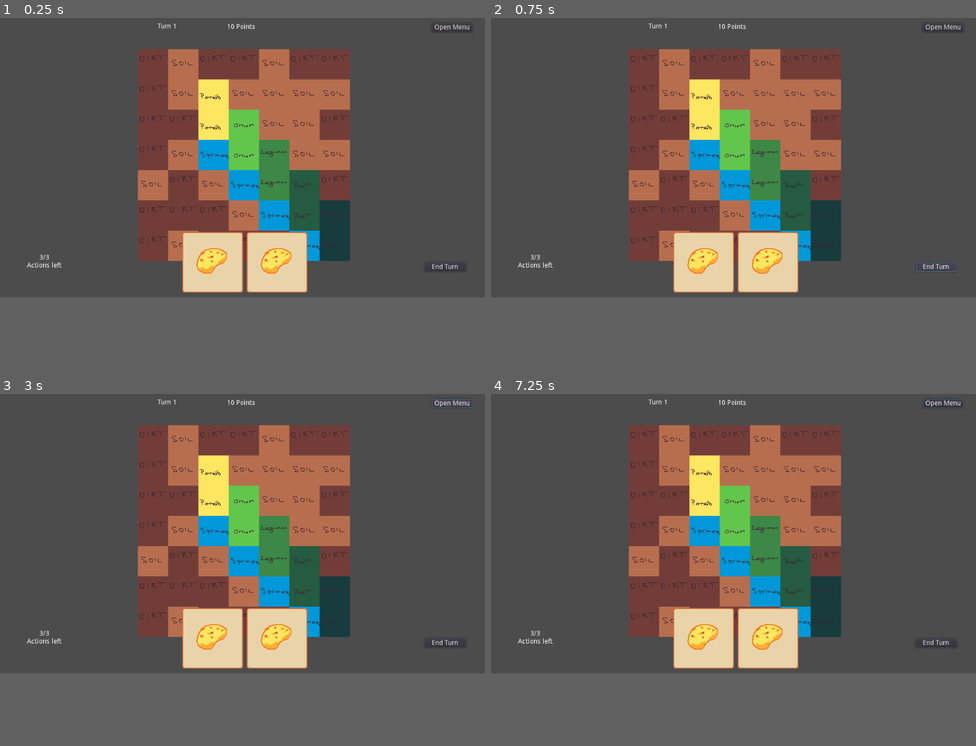
Above: before the commit, frames 1-4 (two rows, left to right).
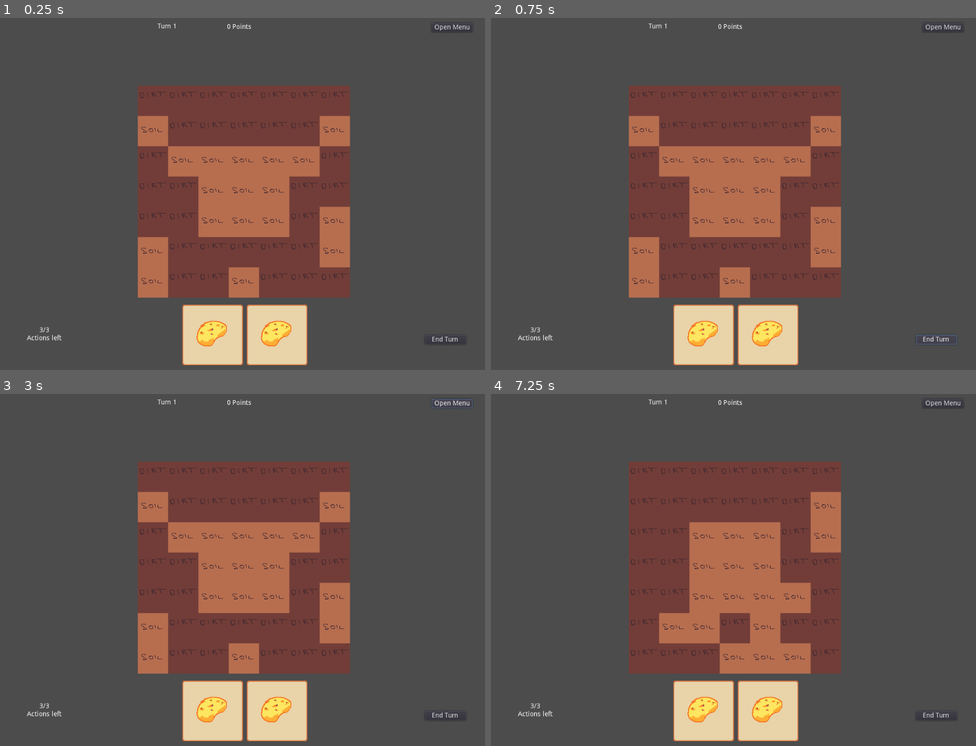
Above: after the commit, the same moments.

Repository: Rellikiox/Harvest-Season
Game: Godot game, scene res://Game.tscn
The game is run twice, just before and just after one commit, with the same random seed, the same clock (stepped at 60 frames per second) and the same inputs.
Inputs (mouse positions are in pixels of both pictures, inside the frame that each line leads up to):
- Up to frame 1 (0.25 s): no input
- Up to frame 2 (0.75 s): click "End Turn" at 0.5 s
- Up to frame 3 (3 s): click "End Turn" at 1.25 s; click "End Turn" at 2 s; click "Open Menu" at 2.75 s
- Up to frame 4 (7.25 s): move the mouse to (840, 517) at 3.52 s; move the mouse to (636, 545) at 4.27 s; move the mouse to (782, 467) at 5.02 s; move the mouse to (709, 587) at 5.77 s; move the mouse to (879, 573) at 6.52 s; tap R (restart, bound only after the commit) at 7.15 s
In our replay, the window is 800x468 before the commit and 800x588 after it. These sizes can differ from the game's own. Grey fills any space a smaller window leaves; there, only what the larger window draws over its background counts as a difference.

The runs differ from the first frame. In frame 1, 30% of the frame differs, in the area x 5-96%, y 1-99%; in frame 2, 30%, in the area x 5-97%, y 1-99%; in frame 3, 30%; in frame 4, 29%.

Commit message:
Setup soil on game load
- When the game loads the soil is created
-- The central 3x3 square is made soil
-- An additional 8 soil patches are added
-- The rest starts as dirt
- Add keybind to restart the game

Diff:
--- a/Game.gd
+++ b/Game.gd
@@ -4,23 +4,26 @@
 enum UITiles {EMPTY = -1, HIGHLIGHT}
 
 
+# Engine Callbacks
+
 func _ready():
 	$UI/UI.connect('drag_position', self, '_on_card_drag')
 	$UI/UI.connect('drop_position', self, '_on_card_drop')
+
+	reset_land()
+	reset_ui()
 
 
 func _physics_process(delta):
 	$UI/UI/Points.text = '%d Points' % calculate_points()
 
 
-func calculate_points():
-	var potatoes = len($Ground.get_used_cells_by_id(GroundTiles.POTATO))
-	var onions = len($Ground.get_used_cells_by_id(GroundTiles.ONION))
-	var legumens = len($Ground.get_used_cells_by_id(GroundTiles.LEGUMEN))
-	var roots = len($Ground.get_used_cells_by_id(GroundTiles.ROOT))
-	var brassica = len($Ground.get_used_cells_by_id(GroundTiles.BRASSICA))
-	return potatoes + onions + legumens + roots + brassica
+func _input(event):
+	if event.is_action_pressed('restart'):
+		get_tree().reload_current_scene()
 
+
+# Interactions with card dragging
 
 func _on_card_drag(_position, card):
 	var tilemap_position = $Ground.world_to_map($Ground.get_local_mouse_position())
@@ -39,5 +42,41 @@
 	$Ground.set_cellv(tilemap_position, card)
 
 
+# Tileset management
+
 func is_valid_cell(cell):
 	return cell.x >= 0 and cell.x <= 6 and cell.y >= 0 and cell.y <= 6
+
+
+func reset_land():
+	for x in range(7):
+		for y in range(7):
+			$Ground.set_cell(x, y, GroundTiles.DIRT)
+
+	for x in range(2, 5):
+		for y in range(2, 5):
+			$Ground.set_cell(x, y, GroundTiles.SOIL)
+
+	var extra_soil_placed = 0
+	while extra_soil_placed <= 8:
+		var x = randi() % 7
+		var y = randi() % 7
+		if $Ground.get_cell(x, y) == GroundTiles.DIRT:
+			$Ground.set_cell(x, y, GroundTiles.SOIL)
+			extra_soil_placed += 1
+
+
+
+func reset_ui():
+	$Ground/UI.clear()
+
+
+# Gameplay Methods
+
+func calculate_points():
+	var potatoes = len($Ground.get_used_cells_by_id(GroundTiles.POTATO))
+	var onions = len($Ground.get_used_cells_by_id(GroundTiles.ONION))
+	var legumens = len($Ground.get_used_cells_by_id(GroundTiles.LEGUMEN))
+	var roots = len($Ground.get_used_cells_by_id(GroundTiles.ROOT))
+	var brassica = len($Ground.get_used_cells_by_id(GroundTiles.BRASSICA))
+	return potatoes + onions + legumens + roots + brassica
--- a/Game.tscn
+++ b/Game.tscn
@@ -12,11 +12,12 @@
 position = Vector2( 263.483, 61.5748 )
 tile_set = ExtResource( 1 )
 format = 1
-tile_data = PoolIntArray( 0, 0, 0, 1, 1, 0, 2, 0, 0, 3, 0, 0, 4, 1, 0, 5, 0, 0, 6, 0, 0, 65536, 0, 0, 65537, 1, 0, 65538, 2, 0, 65539, 1, 0, 65540, 1, 0, 65541, 1, 0, 65542, 1, 0, 131072, 0, 0, 131073, 0, 0, 131074, 2, 0, 131075, 3, 0, 131076, 1, 0, 131077, 1, 0, 131078, 0, 0, 196608, 0, 0, 196609, 1, 0, 196610, 7, 0, 196611, 3, 0, 196612, 4, 0, 196613, 1, 0, 196614, 1, 0, 262144, 1, 0, 262145, 0, 0, 262146, 1, 0, 262147, 7, 0, 262148, 4, 0, 262149, 5, 0, 262150, 0, 0, 327680, 0, 0, 327681, 0, 0, 327682, 0, 0, 327683, 1, 0, 327684, 7, 0, 327685, 5, 0, 327686, 6, 0, 393216, 0, 0, 393217, 1, 0, 393218, 0, 0, 393219, 0, 0, 393220, 0, 0, 393221, 7, 0, 393222, 6, 0 )
+tile_data = PoolIntArray( 0, 0, 0, 1, 0, 0, 2, 0, 0, 3, 0, 0, 4, 1, 0, 5, 0, 0, 6, 0, 0, 65536, 1, 0, 65537, 0, 0, 65538, 0, 0, 65539, 0, 0, 65540, 0, 0, 65541, 0, 0, 65542, 0, 0, 131072, 0, 0, 131073, 0, 0, 131074, 1, 0, 131075, 1, 0, 131076, 1, 0, 131077, 0, 0, 131078, 1, 0, 196608, 0, 0, 196609, 1, 0, 196610, 1, 0, 196611, 1, 0, 196612, 1, 0, 196613, 0, 0, 196614, 0, 0, 262144, 0, 0, 262145, 0, 0, 262146, 1, 0, 262147, 1, 0, 262148, 1, 0, 262149, 1, 0, 262150, 0, 0, 327680, 1, 0, 327681, 0, 0, 327682, 0, 0, 327683, 0, 0, 327684, 0, 0, 327685, 0, 0, 327686, 0, 0, 393216, 0, 0, 393217, 0, 0, 393218, 1, 0, 393219, 0, 0, 393220, 0, 0, 393221, 0, 0, 393222, 1, 0 )
 
 [node name="Camera2D" type="Camera2D" parent="Ground"]
 position = Vector2( 220.524, 224.82 )
 current = true
+editor_draw_screen = false
 
 [node name="UI" type="TileMap" parent="Ground"]
 tile_set = ExtResource( 4 )
--- a/project.godot
+++ b/project.godot
@@ -18,6 +18,10 @@
 config/name="Farming"
 run/main_scene="res://Game.tscn"
 config/icon="res://icon.png"
+
+[display]
+
+window/size/height=753
 
 [importer_defaults]
 
@@ -42,6 +46,14 @@
 "svg/scale": 1.0
 }
 
+[input]
+
+restart={
+"deadzone": 0.5,
+"events": [ Object(InputEventKey,"resource_local_to_scene":false,"resource_name":"","device":0,"alt":false,"shift":false,"control":false,"meta":false,"command":false,"pressed":false,"scancode":82,"unicode":0,"echo":false,"script":null)
+ ]
+}
+
 [rendering]
 
 environment/default_environment="res://default_env.tres"
